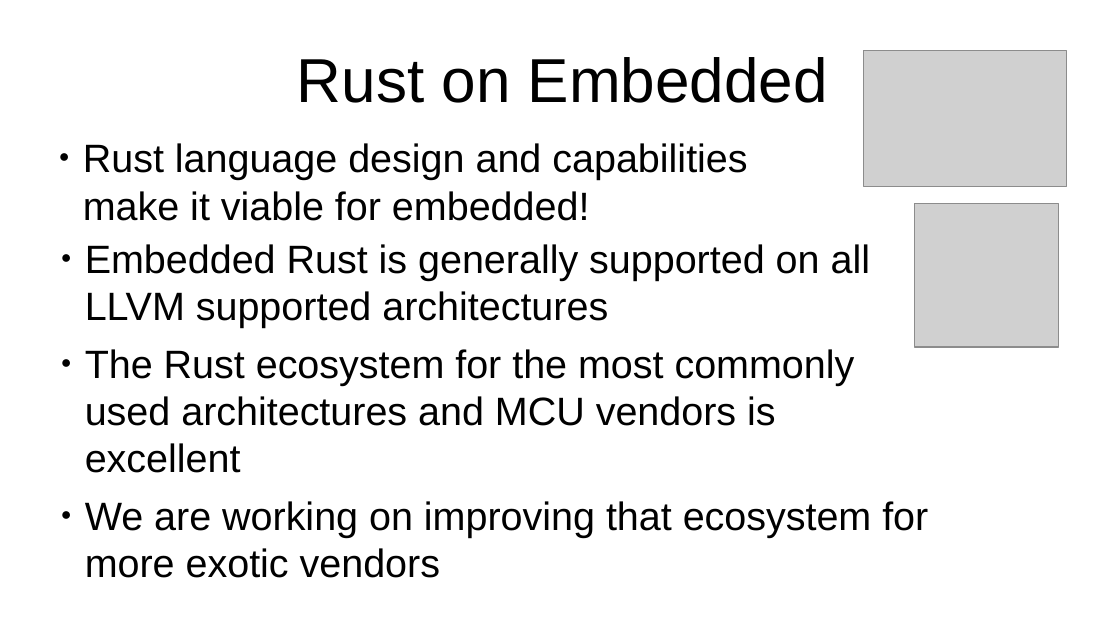
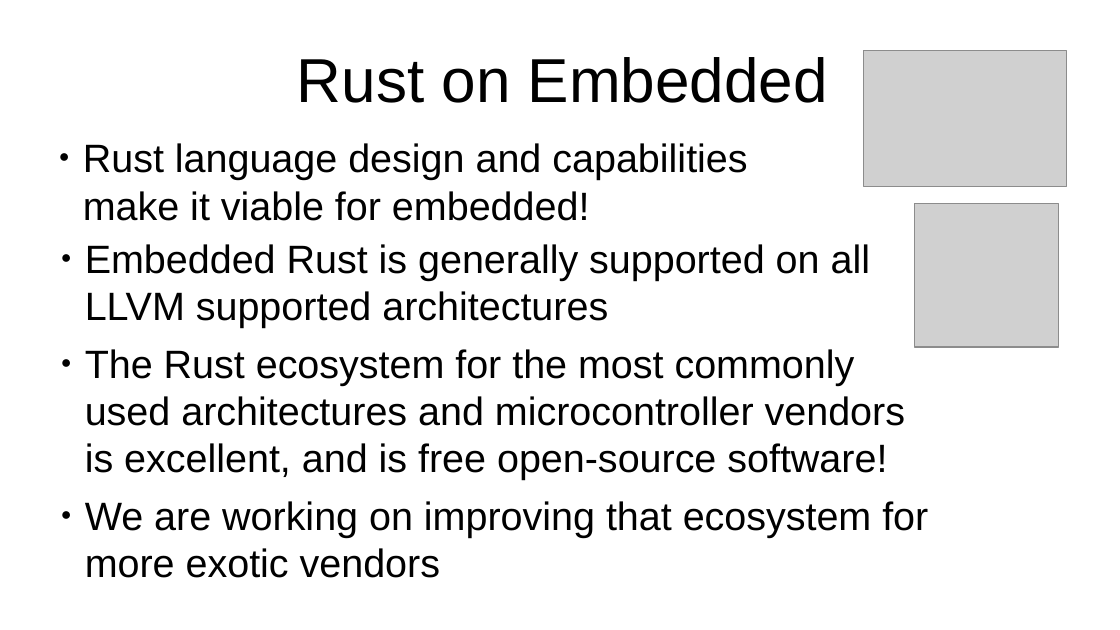
Before and after one commit to us-irs/embedded-rust-workshop, a slide deck: slide 3 of slides/embedded-rust-workshop.odp. Drawn at 1120x630 pixels with LibreOffice and Linux fonts; fonts in the diff are those of the drawing; grey boxes stand for pictures. Boxes give left, top, right and bottom in pixels: in the first picture for what was removed or moved away, otherwise in the second. Text is boxed around its words. In the diff, an @@ line names an element or a change of style, - is before the commit and + after.

```diff
--- a/slides/embedded-rust-workshop.odp
+++ b/slides/embedded-rust-workshop.odp
@@ text at bbox=[85, 349, 905, 480]: text changed @@
-● The Rust ecosystem for the most commonly used architectures and MCU vendors is excellent
+● The Rust ecosystem for the most commonly used architectures and microcontroller vendors is excellent, and is free open-source software!
```
Also in this commit, not shown: 3 other slides changed, 1 slide added, 10 other files.
